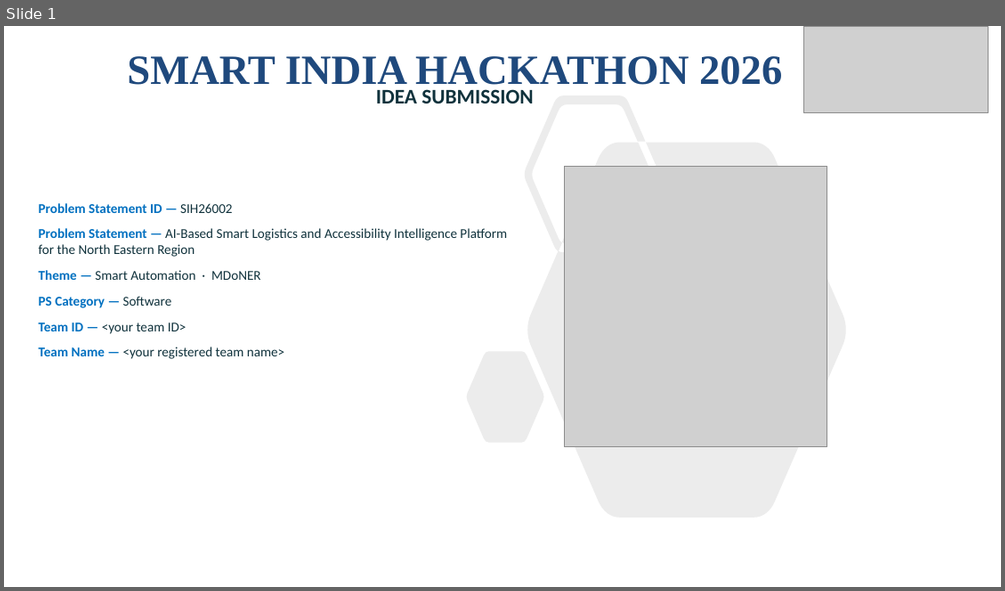
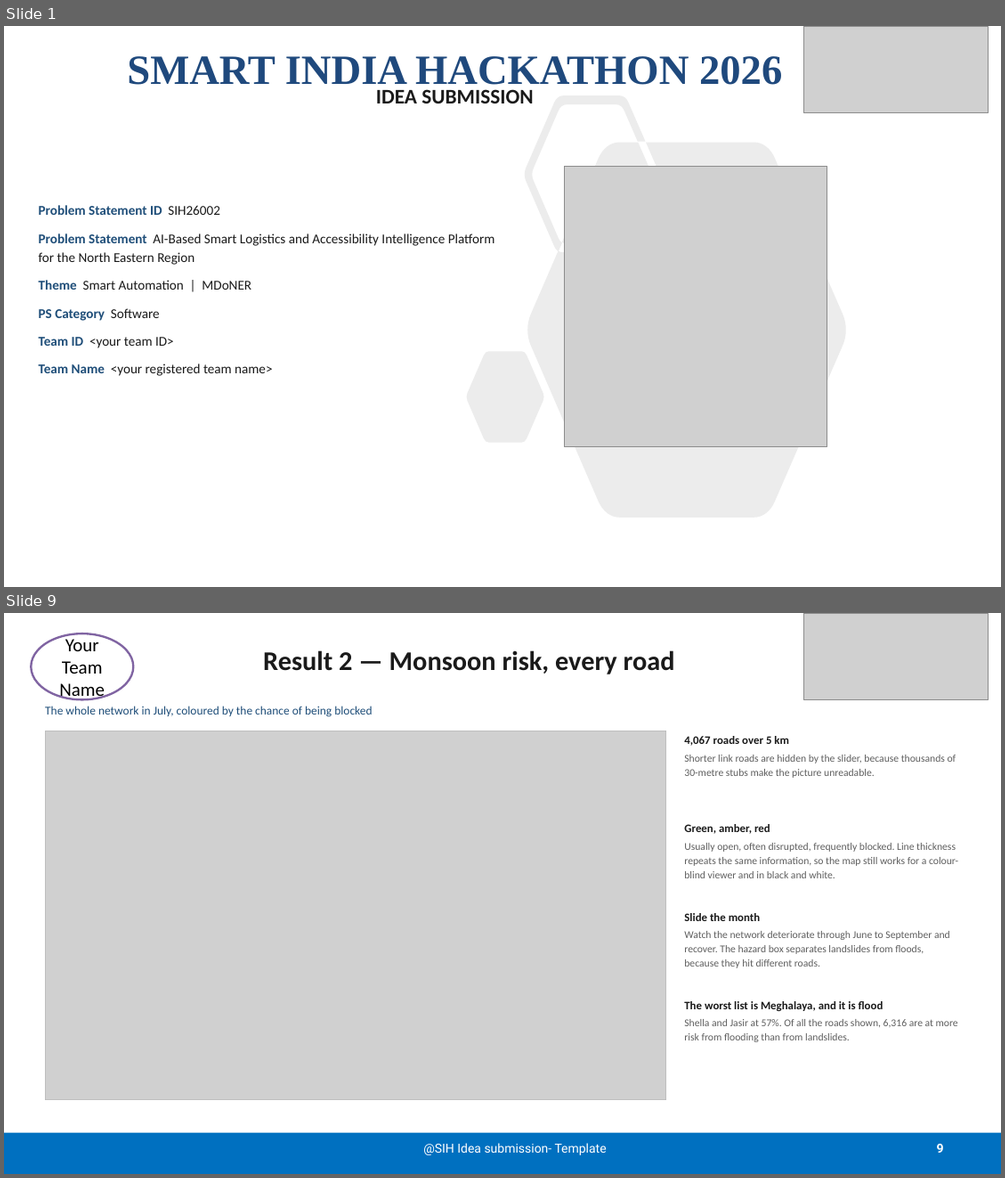
Before and after one commit to Jeffrey2600/Logistics_sih, a slide deck: docs/presentation/SIH26002_NER_Logistics.pptx. Shown one above the other, each under a label of ours: slide 1 before the commit, slides 1 and 9 after it; the slides between them are not shown. The pictures are 1005x591 and 1005x1178 pixels, drawn with LibreOffice and Linux fonts; fonts in the diff are those of the drawing; grey boxes stand for pictures. Boxes give left, top, right and bottom in pixels: in the first picture for what was removed or moved away, otherwise in the second. Text is boxed around its words. In the diff, an @@ line names an element or a change of style, - is before the commit and + after.

```diff
--- a/docs/presentation/SIH26002_NER_Logistics.pptx
+++ b/docs/presentation/SIH26002_NER_Logistics.pptx
@@ slide 9 added at [4, 613, 1001, 1174], background #FFFFFF @@
@@ ellipse added at [31, 634, 133, 699], fill #FFFFFF, outline #8064A2 2 pt, 18 pt, text #000000 @@
+Your Team Name
@@ picture added at [804, 613, 988, 699] @@
@@ title added at [263, 650, 675, 674], 26 pt, text #1A1A1A, bold @@
+Result 2 — Monsoon risk, every road
@@ text added at [45, 706, 372, 717], 11.5 pt, text #1F4E79 @@
+The whole network in July, coloured by the chance of being blocked
@@ picture added at [45, 731, 666, 1100] @@
@@ rectangle added at [45, 731, 666, 1100], outline #BFBFBF 0.75 pt @@
@@ text added at [684, 736, 789, 746], 11 pt, text #1A1A1A, bold @@
+4,067 roads over 5 km
@@ text added at [684, 755, 956, 778], 10 pt, text #5F5F5F @@
+Shorter link roads are hidden by the slider, because thousands of 30-metre stubs make the picture unreadable.
@@ text added at [684, 824, 770, 834], 11 pt, text #1A1A1A, bold @@
+Green, amber, red
@@ text added at [684, 843, 958, 878], 10 pt, text #5F5F5F @@
+Usually open, often disrupted, frequently blocked. Line thickness repeats the same information, so the map still works for a colour-blind viewer and in black and white.
@@ text added at [684, 913, 760, 921], 11 pt, text #1A1A1A, bold @@
+Slide the month
@@ text added at [684, 931, 950, 968], 10 pt, text #5F5F5F @@
+Watch the network deteriorate through June to September and recover. The hazard box separates landslides from floods, because they hit different roads.
@@ text added at [684, 1001, 883, 1011], 11 pt, text #1A1A1A, bold @@
+The worst list is Meghalaya, and it is flood
@@ text added at [684, 1019, 958, 1042], 10 pt, text #5F5F5F @@
+Shella and Jasir at 57%. Of all the roads shown, 6,316 are at more risk from flooding than from landslides.
@@ rectangle added at [4, 1133, 1001, 1174], fill #0070C0 @@
@@ text added at [423, 1143, 607, 1155], 12 pt, text #FFFFFF @@
+@SIH Idea submission- Template
@@ page number added at [937, 1143, 944, 1152], 12 pt, text #FFFFFF, bold @@
+9
@@ slide 1 changed as well @@
@@ subtitle "IDEA SUBMISSION" at [376, 89, 533, 103]: text colour #10323C to #1A1A1A @@
@@ text at [39, 205, 495, 376]: text changed; text colour #10323C to #1A1A1A @@
-Problem Statement ID — SIH26002
-Problem Statement — AI-Based Smart Logistics and Accessibility Intelligence Platform for the North Eastern Region
-Theme — Smart Automation · MDoNER
-PS Category — Software
-Team ID — <your team ID>
-Team Name — <your registered team name>
+Problem Statement ID SIH26002
+Problem Statement AI-Based Smart Logistics and Accessibility Intelligence Platform for the North Eastern Region
+Theme Smart Automation | MDoNER
+PS Category Software
+Team ID <your team ID>
+Team Name <your registered team name>
```
Also in this commit, not shown: 4 other slides changed, 6 other slides added, 1 slide removed, 11 other files.
